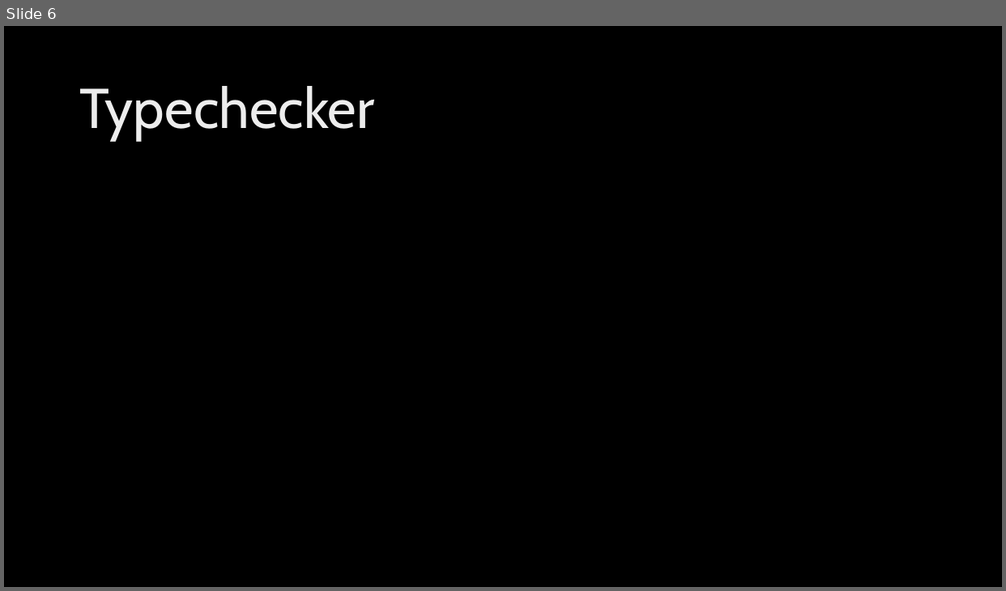
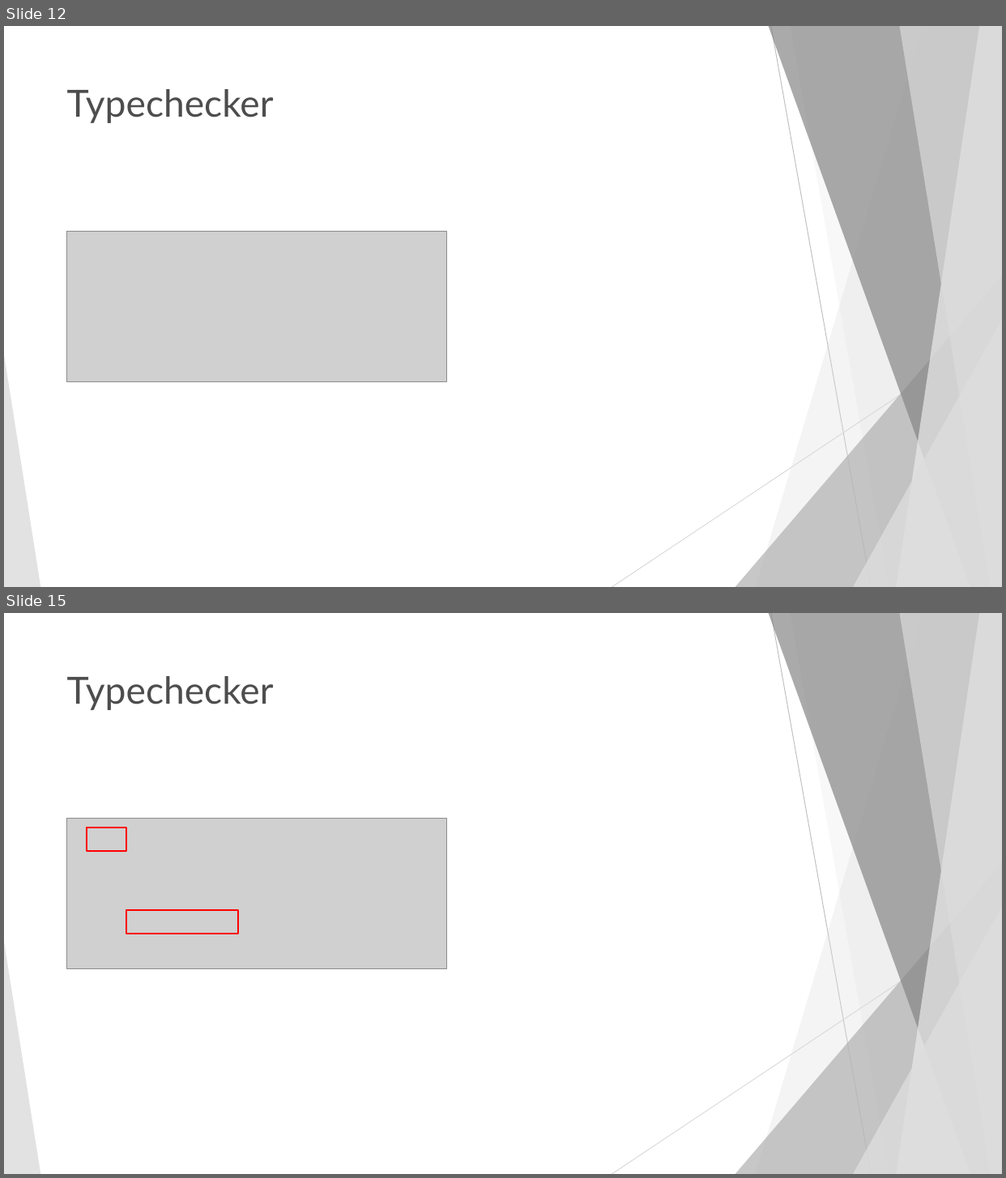
Before and after one commit to DennisGoss99/PuC_C--, a slide deck: Präsentation/Präsentation - Mini C.pptx. Shown one above the other, each under a label of ours: slide 6 before the commit, slides 12 and 15 after it; the slides between them are not shown. The pictures are 1006x591 and 1006x1178 pixels, drawn with LibreOffice and Linux fonts; fonts in the diff are those of the drawing; grey boxes stand for pictures; background and template pictures are left out. Boxes give left, top, right and bottom in pixels: in the first picture for what was removed or moved away, otherwise in the second. Text is boxed around its words. In the diff, an @@ line names an element or a change of style, - is before the commit and + after.

```diff
--- a/Präsentation/Präsentation - Mini C.pptx
+++ b/Präsentation/Präsentation - Mini C.pptx
@@ slide 15 added at (x1=4, y1=613, x2=1002, y2=1174), background #FFFFFF; not listed: 10 template elements that a slide beside it also shows @@
@@ title added at (x1=67, y1=676, x2=274, y2=710), 36 pt, text #4D4D4D @@
+Typechecker
@@ picture added at (x1=67, y1=818, x2=447, y2=969) @@
@@ rectangle added at (x1=87, y1=827, x2=126, y2=851), outline #FF0000 1.5 pt @@
@@ rectangle added at (x1=126, y1=910, x2=238, y2=934), outline #FF0000 1.5 pt @@
@@ what was slide 6 is now slide 12 @@
@@ slide 12 changed as well @@
@@ background picture (left out) to #FFFFFF @@
@@ title "Typechecker" moved from (x1=80, y1=86, x2=374, y2=140) to (x1=67, y1=89, x2=274, y2=123) @@
@@ title "Typechecker" at (x1=67, y1=89, x2=274, y2=123): size 54 to 36 pt, font Cabin to Lato, text colour gradient #BFBFBF to #EDEDED to #FFFFFF to #4D4D4D; line spacing 0.9 to 1; vertical alignment middle to top @@
@@ picture added at (x1=67, y1=231, x2=447, y2=382) @@
@@ group added at (x1=4, y1=26, x2=1002, y2=587): 5 freeform shapes, 3 triangles, 2 lines @@
```
Also in this commit, not shown: 4 other slides changed, 10 other slides added, 2 slides removed.
